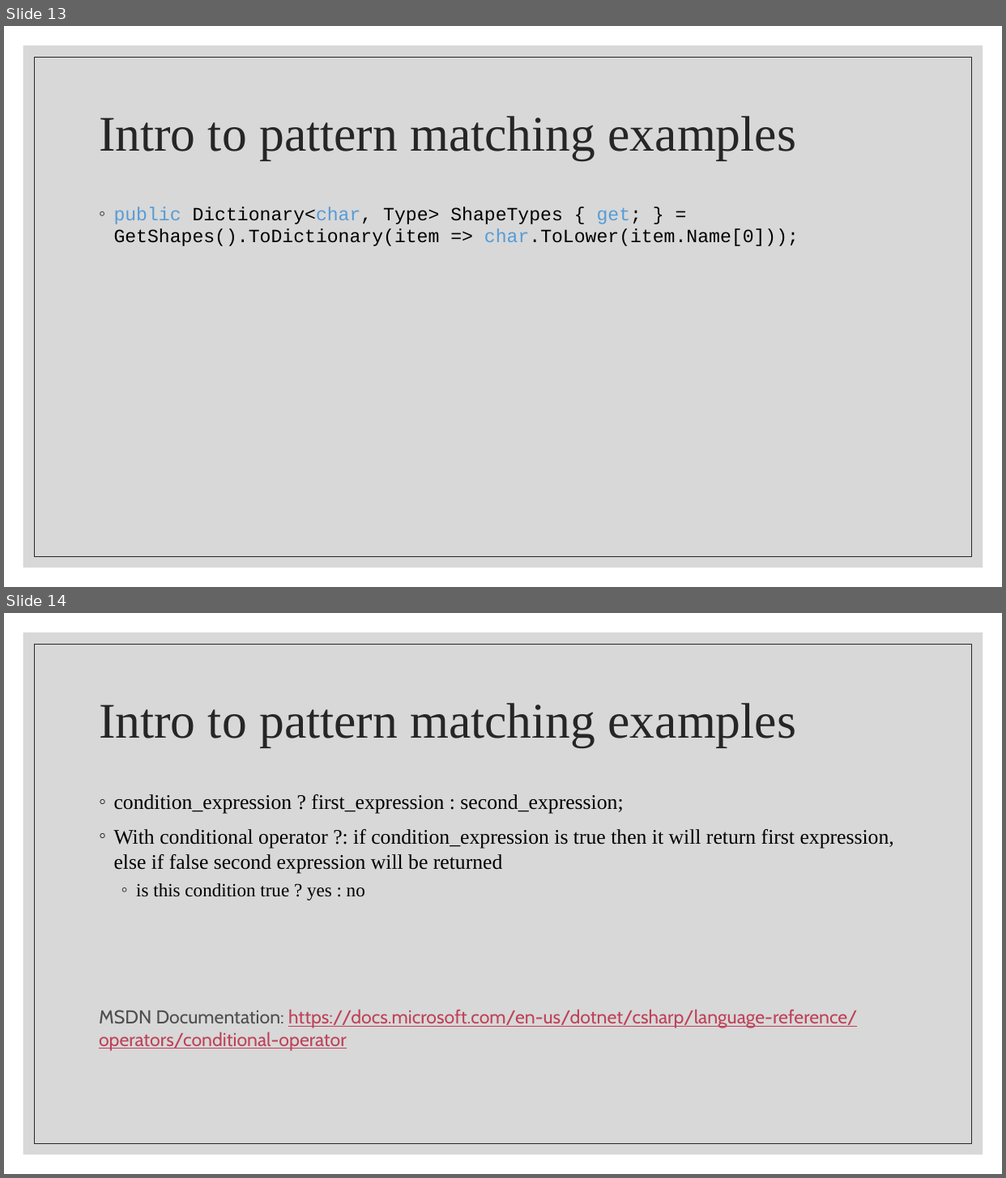
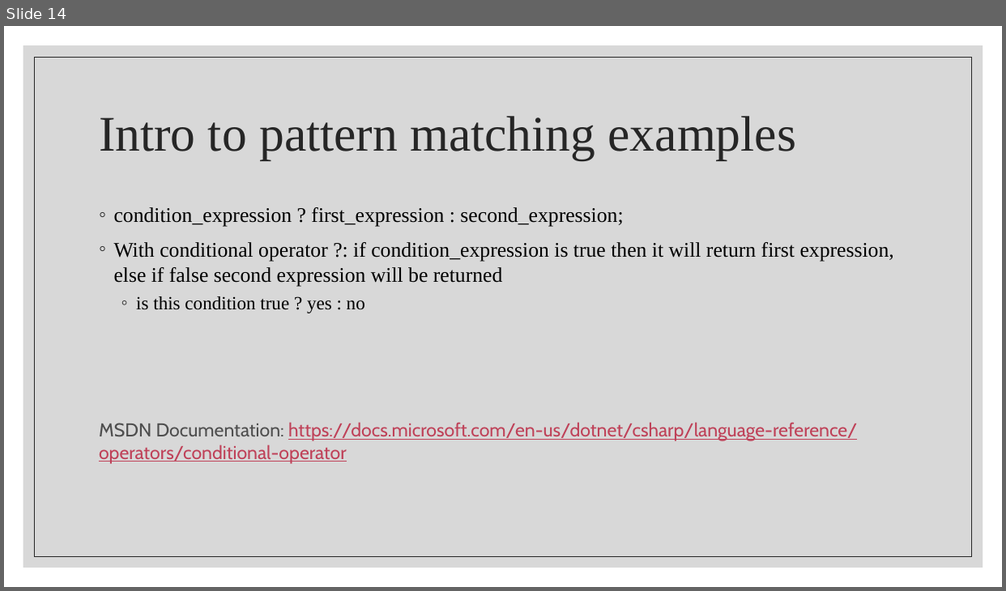
Before and after one commit to BenjaminMichaelis/Lectures, a slide deck: Distributables/Nullability and Pattern Matching.pptx. Shown one above the other, each under a label of ours: slides 13 and 14 before the commit, slide 14 after it. The pictures are 1006x1178 and 1006x591 pixels, drawn with LibreOffice and Linux fonts; fonts in the diff are those of the drawing. Boxes give left, top, right and bottom in pixels: in the first picture for what was removed or moved away, otherwise in the second. Text is boxed around its words. In the diff, an @@ line names an element or a change of style, - is before the commit and + after.

Commit message:
Update ppt and distributables to match

```diff
--- a/Distributables/Nullability and Pattern Matching.pptx
+++ b/Distributables/Nullability and Pattern Matching.pptx
@@ slide 13 removed at <box>4,26,1002,587</box>, background #FFFFFF; not listed: 2 template elements that a slide beside it also shows @@
@@ title removed at <box>99,116,796,160</box> @@
-Intro to pattern matching examples
@@ text removed at <box>114,207,799,246</box> @@
-◦ public Dictionary<char, Type> ShapeTypes { get; } = GetShapes().ToDictionary(item => char.ToLower(item.Name[0]));
```
Also in this commit, not shown: 5 slides changed, 1 slide added, 3 other files.
